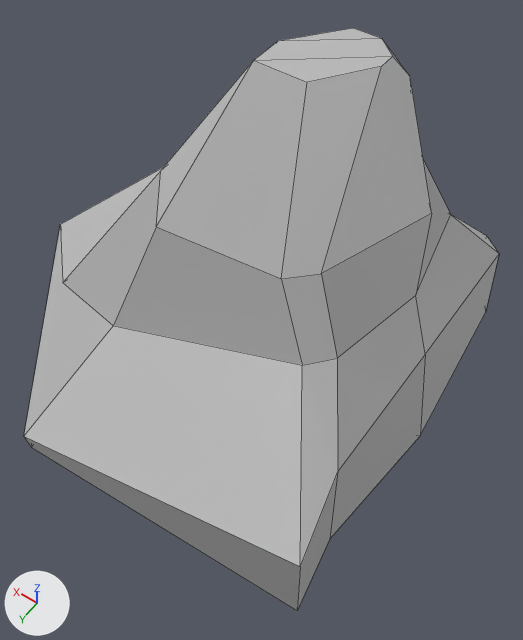
The FBX model FishPunch Project/TrickyTracks/Assets/TrickyTracks/Meshes/Environment/Rocks/Rock_003_Enviroment_001_Blocky.fbx: old version first, new version second.
Before and after are seen from a 50 mm camera at (-3.4, 3.67, 3.72) aimed at (-1.98, 1.69, 0.61). Lighting does not change. The marker at lower left points along +X, +Y and +Z. Mesh edges are drawn as thin lines. Where no turn or scale is listed for an object, it has been applied to the vertices.

Objects in the first picture: 'Rock_003_Enviroment_001_Blocky'.
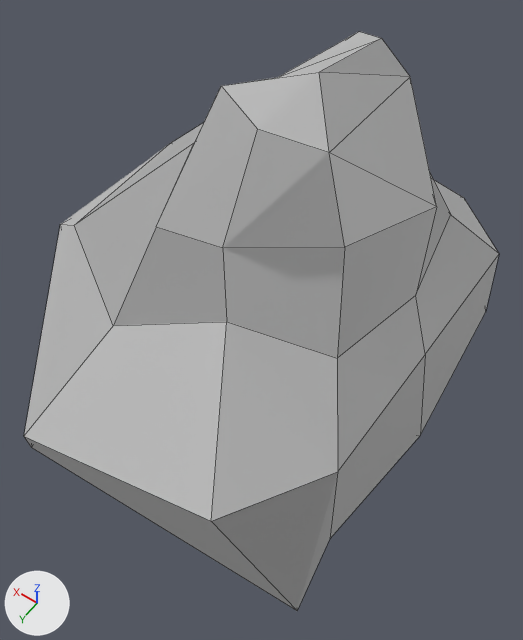
The change in detail:
me_mesh has 54 vertices, 55 faces and spans x -1.43..1.43, y -1.39..1.39, z -1.03..1.03.
me_mesh is used by ob_rock_003_enviroment_001_blocky; location (-1.521, 1.441, 0.969).
Verts and faces of me_mesh; kept vertices keep their numbers, new ones are numbered from 54.
Before the commit, vertices of me_mesh: 1 (-0.27, 0.04, 1.03) at pixel (253, 60), 2 (0.03, 0.37, 0.52) at pixel (160, 170), 3 (-1.12, -0.11, 0.52) at pixel (431, 213), 4 (-0.17, -0.4, 0.68), 6 (-0.27, -0.15, 1.03) at pixel (278, 40).
Before the commit, vertices of me_mesh: 7 (-0.48, -0.42, 1.03) at pixel (353, 27), 8 (-0.74, 0.49, 0.39) at pixel (281, 278), 9 (-0.89, 0.42, 0.46) at pixel (321, 273), 10 (-0.72, -0.24, 1.03) at pixel (381, 66), 11 (-0.53, 0.04, 1.03) at pixel (307, 82).
Before the commit, vertices of me_mesh: 18 (0.75, 0.6, -0.53) at pixel (62, 282), 20 (0.46, -0.46, -0.38), 21 (0.54, -0.27, -0.37), 23 (-1.39, 1.27, -0.28) at pixel (300, 566), 24 (-0.94, 0.6, 0.04) at pixel (302, 365).
Before the commit, vertices of me_mesh: 27 (-0.62, -0.56, 0.55), 29 (-0.8, -0.38, 0.94) at pixel (410, 76), 30 (-0.62, -0.42, 1.03) at pixel (381, 38), 31 (-0.72, -0.33, 1.03) at pixel (392, 56), 33 (-0.9, -0.67, 0.07).
Before the commit, vertices of me_mesh: 34 (-1.2, -0.94, -0.24) at pixel (486, 235).
Part 1, on me_mesh:
Faces deleted: (3, 29, 31, 10, 9), (4, 7, 30, 27).
Vertex 1 moves to (-0.27, 0.26, 1.03), pixel (221, 85).
Vertex 2 moves to (0.03, 0.12, 0.52), pixel (194, 142).
Vertex 3 moves to (-1.12, -0.16, 0.52), pixel (436, 206).
Vertex 6 moves to (-0.27, -0.15, 0.86), pixel (277, 77).
Vertex 7 moves to (-0.42, -0.59, 0.92), pixel (359, 31).
Vertex 8 moves to (-0.42, 0.49, 0.39), pixel (222, 247).
Vertex 9 moves to (-0.89, 0.23, 0.46), pixel (344, 247).
Vertex 10 moves to (-0.72, 0.14, 0.83), pixel (329, 152).
Vertex 11 moves to (-0.55, 0.4, 1.03), pixel (257, 129).
Vertex 18 moves to (0.88, 0.32, -0.35), pixel (74, 225).
Vertex 20 moves to (0.0, -0.93, -0.38).
Vertex 21 moves to (0.92, -0.62, -0.37), pixel (169, 143).
Vertex 23 moves to (-0.9, 1.27, -0.48), pixel (211, 521).
Vertex 24 moves to (-0.51, 0.6, 0.04), pixel (226, 321).
Vertex 27 moves to (-0.44, -0.7, 0.55).
Vertex 31 moves to (-0.54, -0.05, 1.03), pixel (319, 72).
Vertex 33 moves to (-0.64, -0.87, 0.07).
Vertex 34 moves to (-0.96, -1.15, -0.24), pixel (463, 197).
New faces: (3, 29, 10), (4, 7, 27), (7, 30, 27), (3, 10, 9), (10, 29, 31).

What differs and where, as boxes [x1, y1, x2, y2] in the pictures (523 x 640 px):
'Rock_003_Enviroment_001_Blocky', reshaped: before [24, 28, 499, 611]; after [24, 32, 499, 611]
part 1 of me_mesh, built on: before [41, 28, 496, 611]; after [41, 32, 496, 611]
